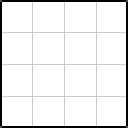
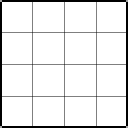
Layered file, before and after one edit (128×128). Changes by layer:
added group "Sub Grids" with 2 layers above "Large Grid" over [2, 2, 126, 126]
added layer "Vertical" (50%) in group "Sub Grids" over [32, 2, 97, 126]
renamed "Sub Grids" to "Horizontal", opacity 20% → 50%, moved it into group "Sub Grids", painted on it over [2, 2, 126, 126]
painted on "Large Grid" over [0, 0, 128, 128]
